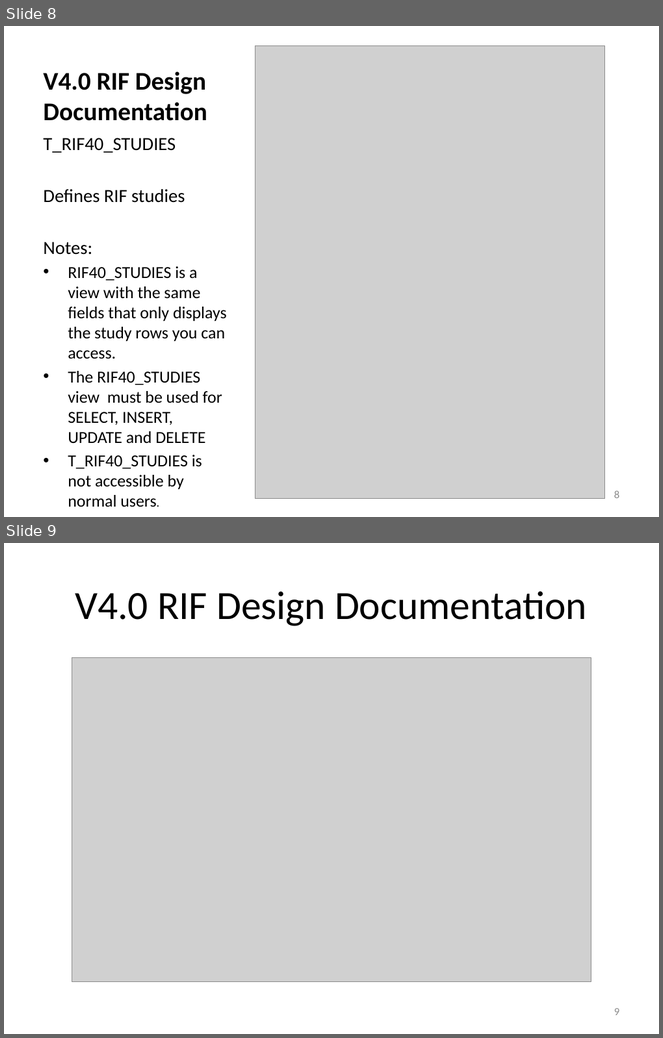
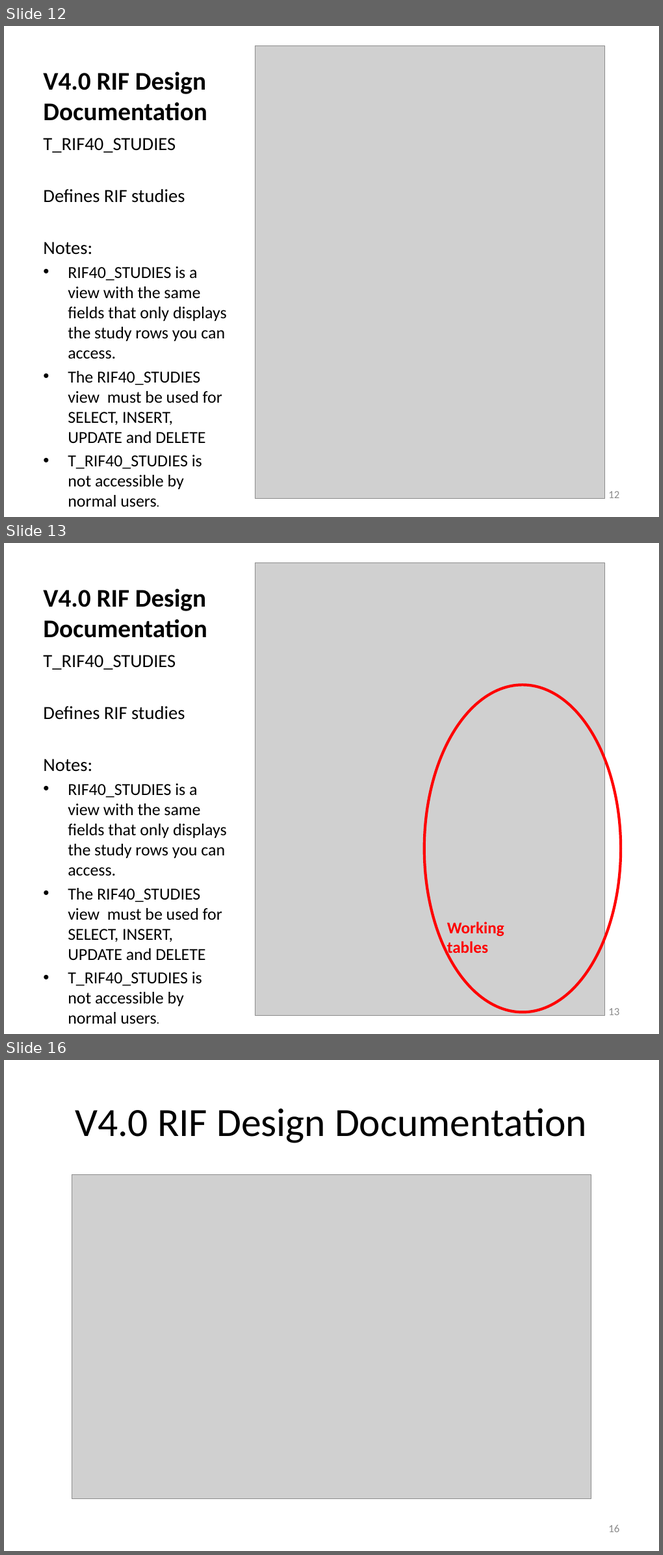
Before and after one commit to smallAreaHealthStatisticsUnit/rapidInquiryFacility, a slide deck: rifDatabase/RIF database.pptx. Shown one above the other, each under a label of ours: slides 8 and 9 before the commit, slides 12, 13 and 16 after it; the slides between them are not shown. The pictures are 663x1038 and 663x1555 pixels, drawn with LibreOffice and Linux fonts; fonts in the diff are those of the drawing; grey boxes stand for pictures. Boxes give left, top, right and bottom in pixels: in the first picture for what was removed or moved away, otherwise in the second. Text is boxed around its words. In the diff, an @@ line names an element or a change of style, - is before the commit and + after.

```diff
--- a/rifDatabase/RIF database.pptx
+++ b/rifDatabase/RIF database.pptx
@@ slide 13 added at (4, 543, 659, 1034), background #FFFFFF @@
@@ picture added at (255, 563, 605, 1016) @@
@@ title added at (43, 589, 207, 638), 28 pt, text #000000, bold @@
+V4.0 RIF Design Documentation
@@ text added at (43, 655, 227, 1025), 18.5 pt, text #000000 @@
+T_RIF40_STUDIES
+Defines RIF studies
+Notes:
+• RIF40_STUDIES is a view with the same fields that only displays the study rows you can access.
+• The RIF40_STUDIES view must be used for SELECT, INSERT, UPDATE and DELETE
+• T_RIF40_STUDIES is not accessible by normal users.
@@ ellipse added at (425, 685, 622, 1013), outline #FF0000 3 pt @@
@@ text added at (447, 922, 504, 958), 18 pt, text #FF0000, bold @@
+Working tables
@@ page number added at (608, 1008, 620, 1016), 12 pt, text #8C8C8C @@
+13
@@ what was slide 8 is now slide 12 @@
@@ page number at (608, 491, 620, 499): text changed @@
-8
+12
@@ what was slide 9 is now slide 16 @@
@@ page number at (608, 1525, 620, 1533): text changed @@
-9
+16
```
Also in this commit, not shown: 8 slides changed, 13 other slides added, 1 other file.
